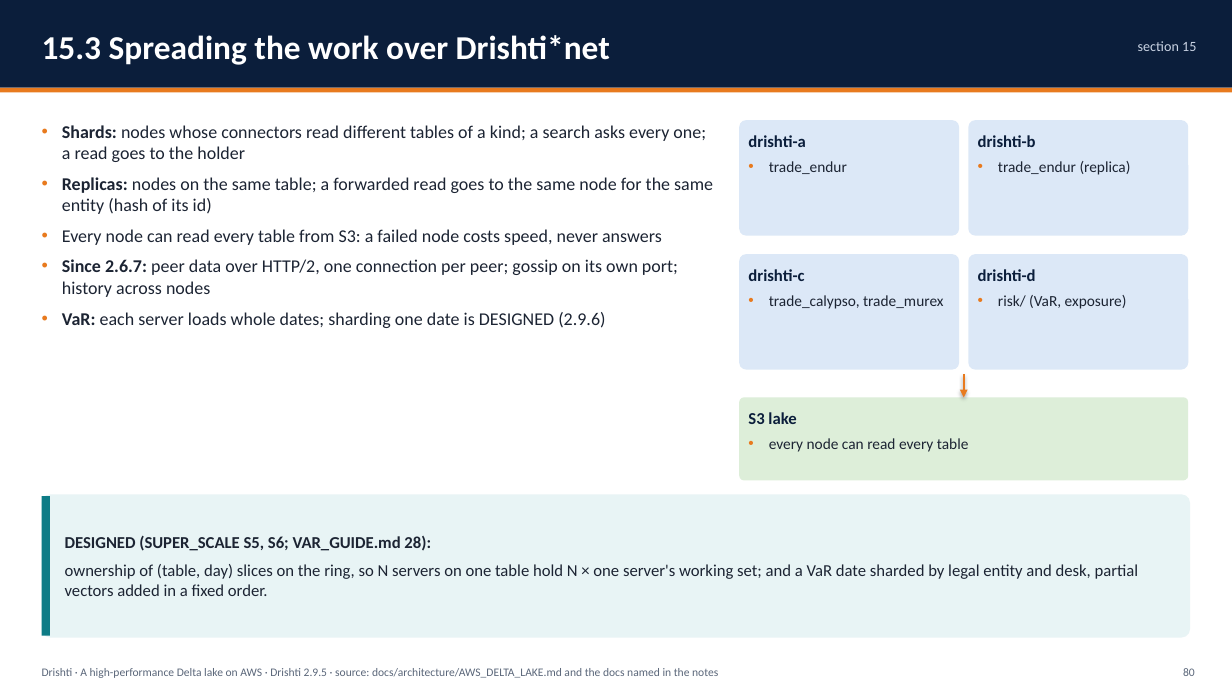
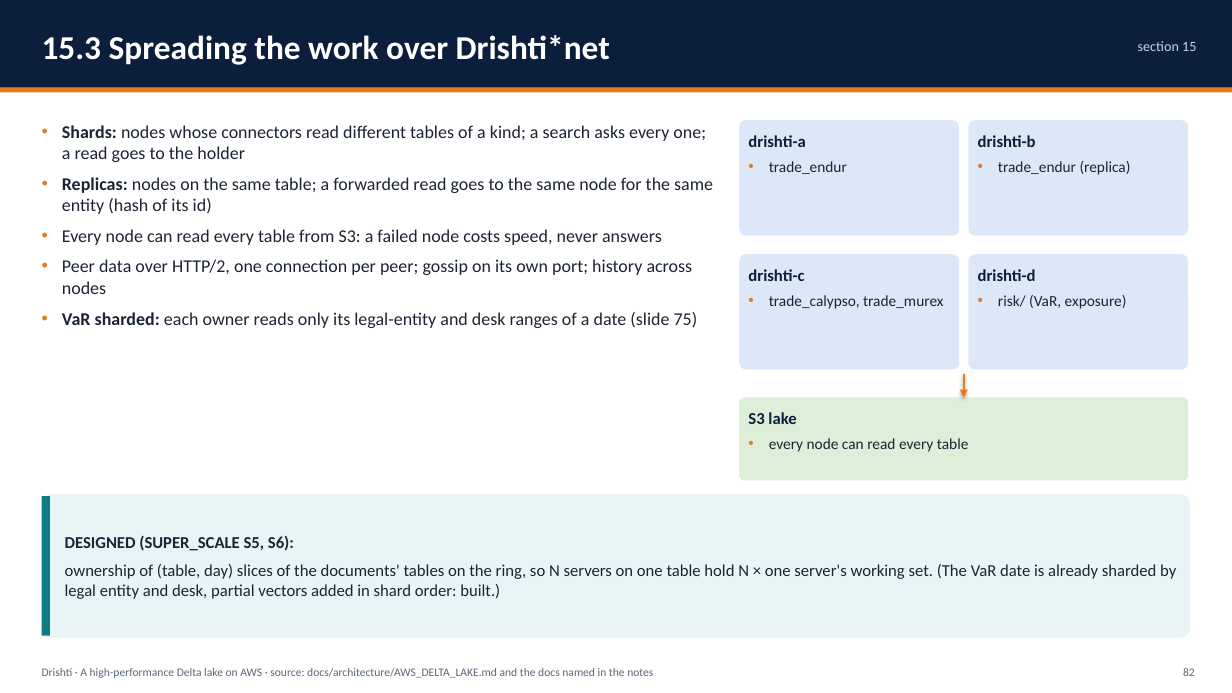
Before and after one commit to ajsinha/drishti, a slide deck: slide 82 of docs/publications/Drishti-AWS-Delta-Lake.pptx (slide 80 before the commit). Drawn at 1232x693 pixels with LibreOffice and Linux fonts; fonts in the diff are those of the drawing. Boxes give left, top, right and bottom in pixels: in the first picture for what was removed or moved away, otherwise in the second. Text is boxed around its words. In the diff, an @@ line names an element or a change of style, - is before the commit and + after.

Commit message:
Decks: Design and Evidence, AWS Delta Lake and AWS Iceberg rebuilt (no BUILT pills, no release numbers, facts brought up to date; editions, Arrow, computed attributes, the Java loader and sharding on Fargate)

```diff
--- a/docs/publications/Drishti-AWS-Delta-Lake.pptx
+++ b/docs/publications/Drishti-AWS-Delta-Lake.pptx
@@ text at (62,259,698,328): text changed @@
-• Since 2.6.7: peer data over HTTP/2, one connection per peer; gossip on its own port; history across nodes
-• VaR: each server loads whole dates; sharding one date is DESIGNED (2.9.6)
+• Peer data over HTTP/2, one connection per peer; gossip on its own port; history across nodes
+• VaR sharded: each owner reads only its legal-entity and desk ranges of a date (slide 75)
@@ text at (65,536,1176,599): text changed @@
-DESIGNED (SUPER_SCALE S5, S6; VAR_GUIDE.md 28):
-ownership of (table, day) slices on the ring, so N servers on one table hold N × one server's working set; and a VaR date sharded by legal entity and desk, partial vectors added in a fixed order.
+DESIGNED (SUPER_SCALE S5, S6):
+ownership of (table, day) slices of the documents' tables on the ring, so N servers on one table hold N × one server's working set. (The VaR date is already sharded by legal entity and desk, partial vectors added in shard order: built.)
@@ text at (42,668,653,678): text changed @@
-Drishti · A high-performance Delta lake on AWS · Drishti 2.9.5 · source: docs/architecture/AWS_DELTA_LAKE.md and the docs named in the notes
+Drishti · A high-performance Delta lake on AWS · source: docs/architecture/AWS_DELTA_LAKE.md and the docs named in the notes
@@ text at (1183,668,1195,676): text changed @@
-80
+82
```
Also in this commit, not shown: 85 other slides changed, 2 slides added, 3 other files.
